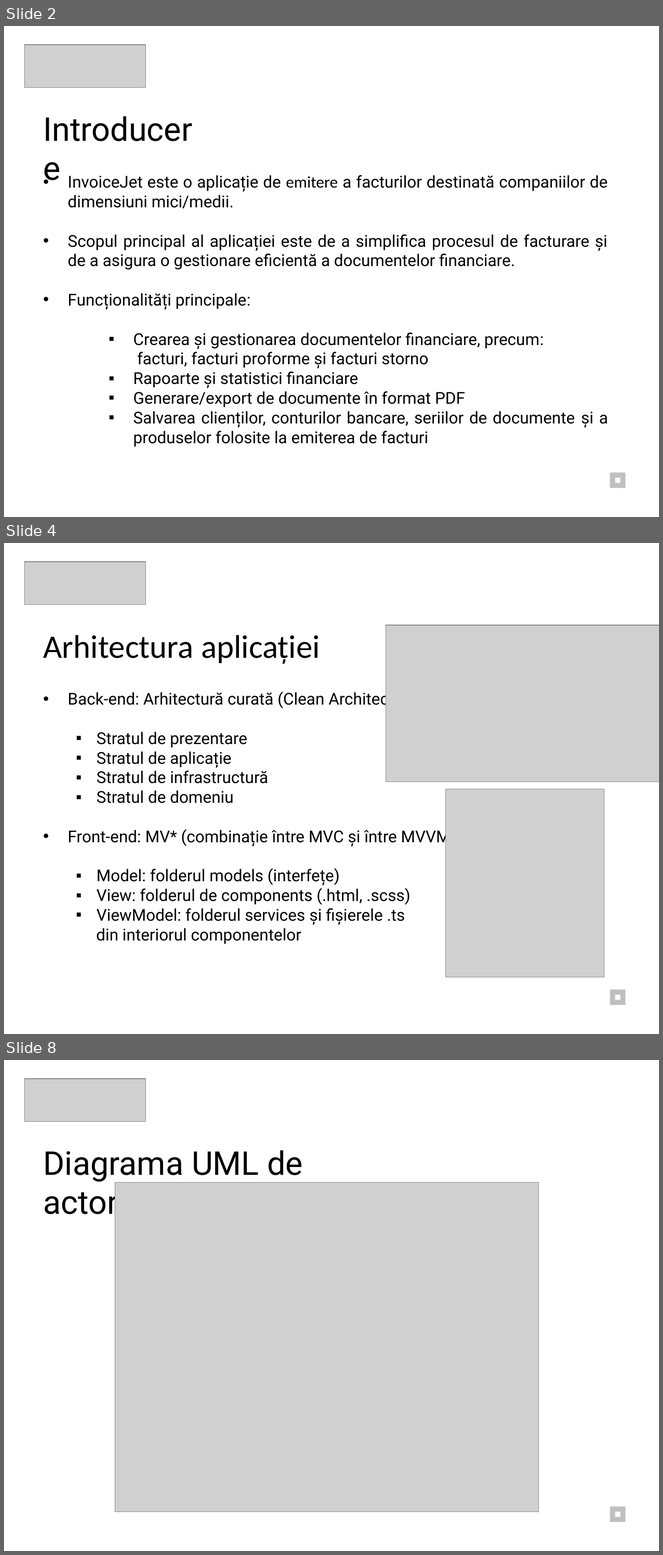
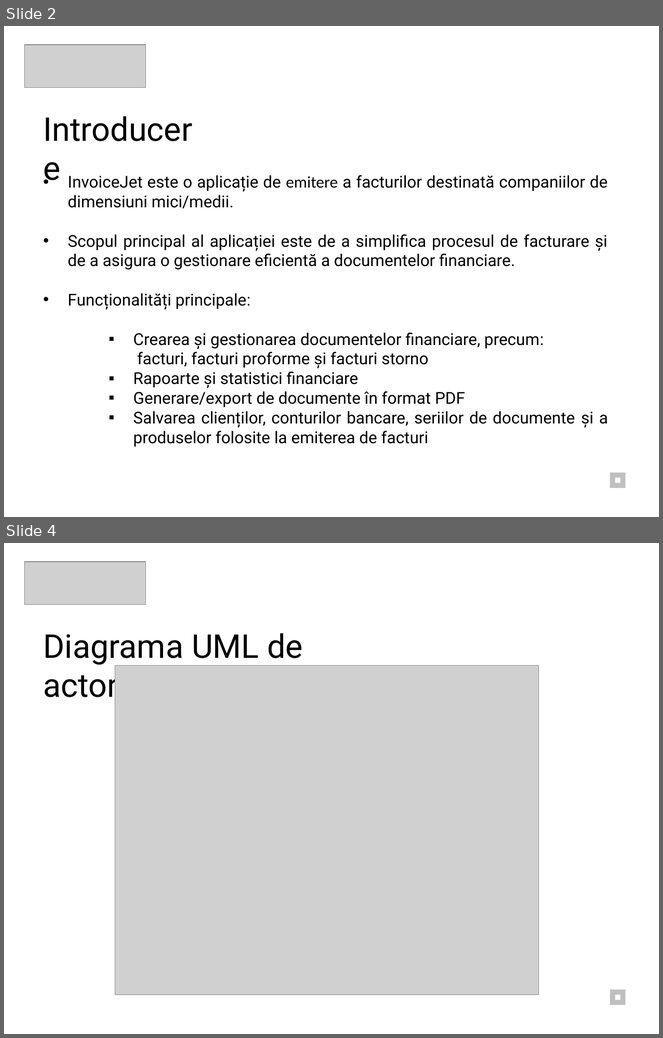
Before and after one commit to zsoltibv/InvoiceJet, a slide deck: Prezentare_Hosszu_Zsolt.pptx. Shown one above the other, each under a label of ours: slides 2, 4 and 8 before the commit, slides 2 and 4 after it; the slides between them are not shown. The pictures are 663x1555 and 663x1038 pixels, drawn with LibreOffice and Linux fonts; fonts in the diff are those of the drawing; grey boxes stand for pictures. Boxes give left, top, right and bottom in pixels: in the first picture for what was removed or moved away, otherwise in the second. Text is boxed around its words. In the diff, an @@ line names an element or a change of style, - is before the commit and + after.

```diff
--- a/Prezentare_Hosszu_Zsolt.pptx
+++ b/Prezentare_Hosszu_Zsolt.pptx
@@ slide 4 removed at (x1=4, y1=543, x2=659, y2=1034), background #FFFFFF @@
@@ picture removed at (x1=24, y1=562, x2=145, y2=605) @@
@@ text removed at (x1=43, y1=635, x2=320, y2=664) @@
-Arhitectura aplicației
@@ picture removed at (x1=386, y1=625, x2=659, y2=782) @@
@@ text removed at (x1=68, y1=690, x2=456, y2=944) @@
-• Back-end: Arhitectură curată (Clean Architecture)
-  ▪ Stratul de prezentare
-  ▪ Stratul de aplicație
-  ▪ Stratul de infrastructură
-  ▪ Stratul de domeniu
-• Front-end: MV* (combinație între MVC și între MVVM)
-  ▪ Model: folderul models (interfețe)
-  ▪ View: folderul de components (.html, .scss)
-  ▪ ViewModel: folderul services și fișierele .ts
-  din interiorul componentelor
@@ picture removed at (x1=445, y1=789, x2=604, y2=977) @@
@@ rectangle removed at (x1=610, y1=990, x2=626, y2=1006) @@
@@ rectangle removed at (x1=616, y1=995, x2=621, y2=1000) @@
@@ what was slide 8 is now slide 4 @@
```
Also in this commit, not shown: 2 slides changed, 3 other slides removed.
